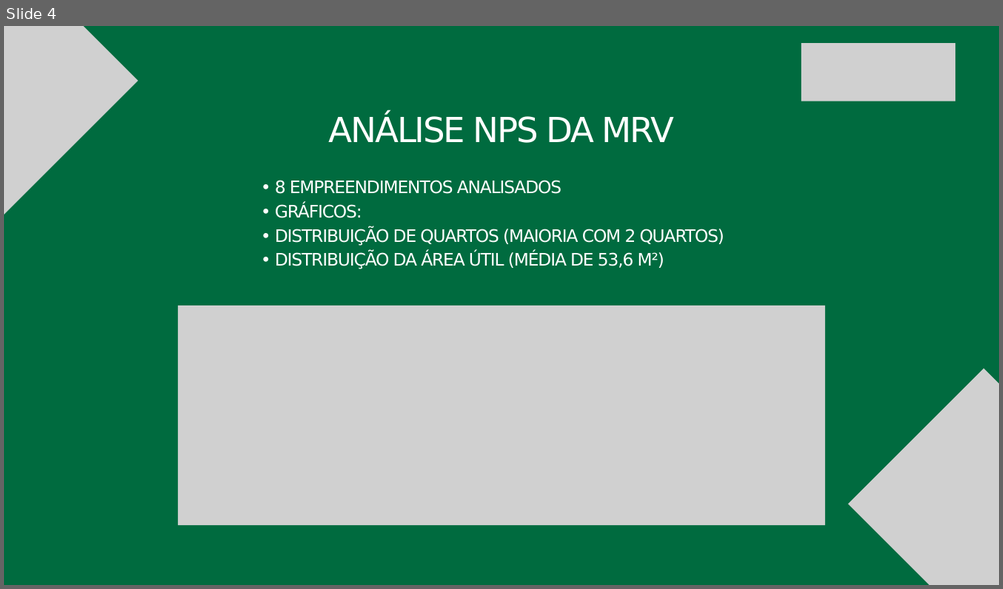
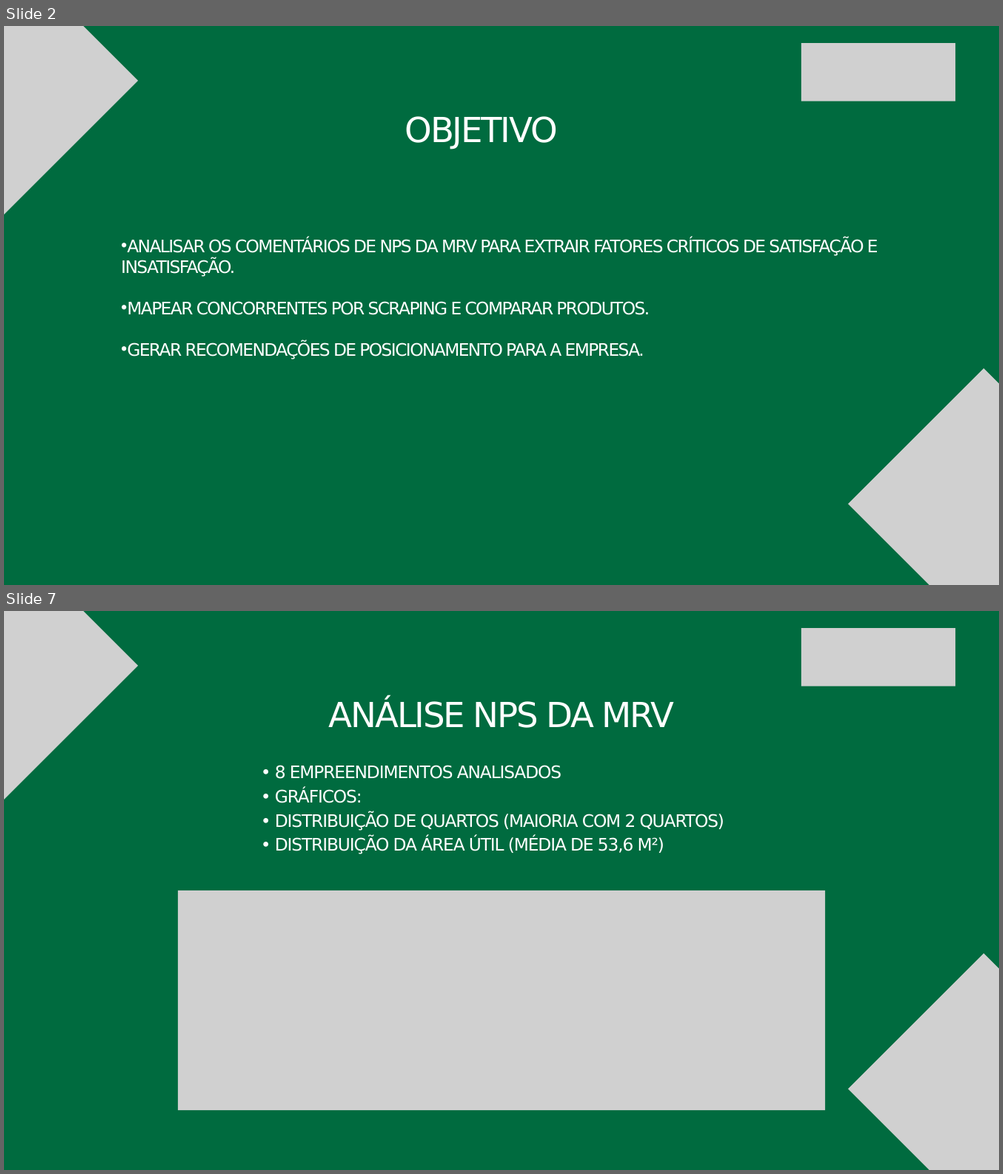
Before and after one commit to AndreFideles/desafio-processo-seletivo-mrv-2025, a slide deck: Case NPS - MRV Canva.pptx. Shown one above the other, each under a label of ours: slide 4 before the commit, slides 2 and 7 after it; the slides between them are not shown. The pictures are 1003x589 and 1003x1174 pixels, drawn with LibreOffice and Linux fonts; fonts in the diff are those of the drawing; grey boxes stand for pictures. Boxes give left, top, right and bottom in pixels: in the first picture for what was removed or moved away, otherwise in the second. Text is boxed around its words. In the diff, an @@ line names an element or a change of style, - is before the commit and + after.

```diff
--- a/Case NPS - MRV Canva.pptx
+++ b/Case NPS - MRV Canva.pptx
@@ slide 2 added at bbox=[4, 26, 999, 585], background #006B3F @@
@@ picture added at bbox=[4, 26, 138, 216] @@
@@ picture added at bbox=[801, 43, 956, 101] @@
@@ text added at bbox=[405, 116, 558, 150], 50 pt, text #FFFFFF @@
+OBJETIVO
@@ text added at bbox=[121, 238, 878, 360], 25 pt, text #FFFFFF @@
+• ANALISAR OS COMENTÁRIOS DE NPS DA MRV PARA EXTRAIR FATORES CRÍTICOS DE SATISFAÇÃO E INSATISFAÇÃO.
+• MAPEAR CONCORRENTES POR SCRAPING E COMPARAR PRODUTOS.
+• GERAR RECOMENDAÇÕES DE POSICIONAMENTO PARA A EMPRESA.
@@ picture added at bbox=[848, 369, 999, 585] @@
@@ what was slide 4 is now slide 7 @@
```
Also in this commit, not shown: 1 slide changed, 4 other slides added, 2 slides removed.
